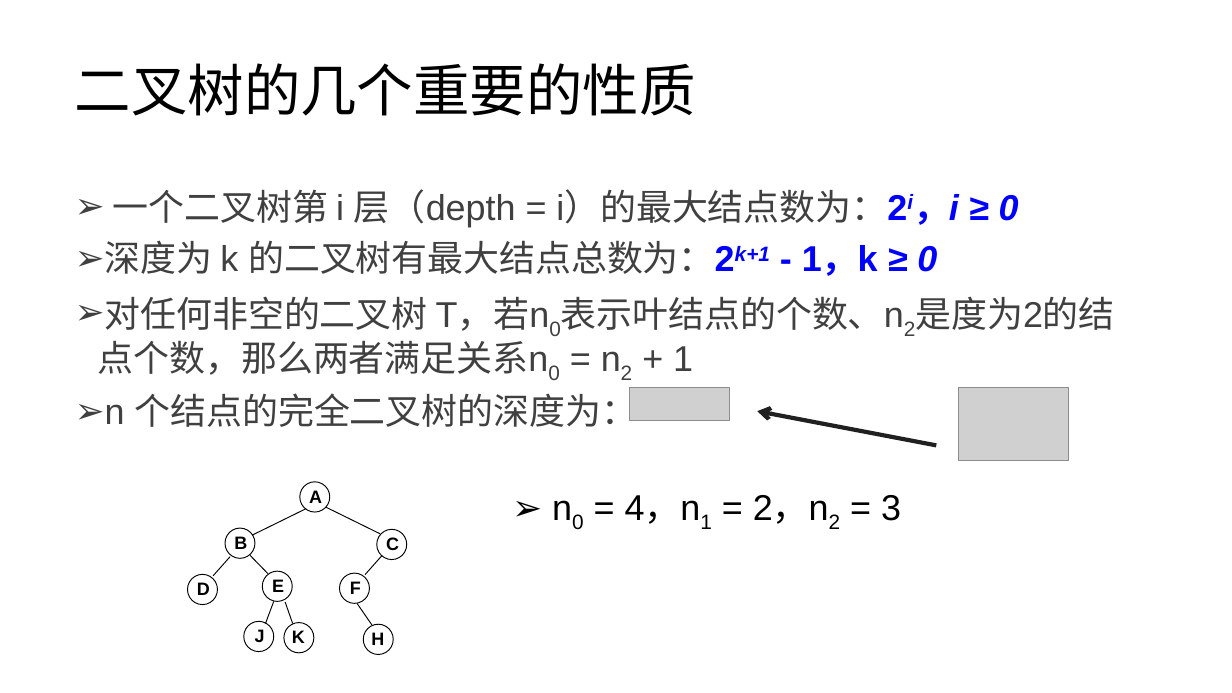
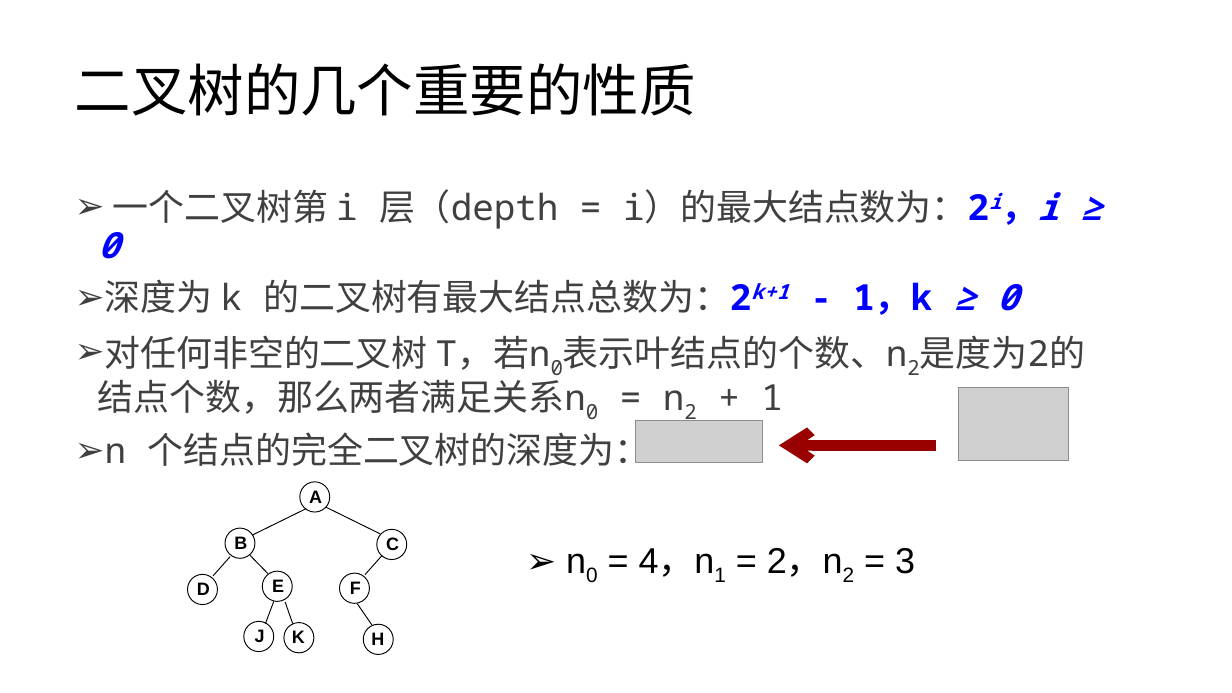
Before and after one commit to lezhang-thu/data-structure, a slide deck: slide 9 of tree/2022秋季-数据结构-第4章-树a.pptx. Drawn at 1232x693 pixels with LibreOffice and Linux fonts; fonts in the diff are those of the drawing; grey boxes stand for pictures. Boxes give left, top, right and bottom in pixels: in the first picture for what was removed or moved away, otherwise in the second. Text is boxed around its words. In the diff, an @@ line names an element or a change of style, - is before the commit and + after.

```diff
--- a/tree/2022秋季-数据结构-第4章-树a.pptx
+++ b/tree/2022秋季-数据结构-第4章-树a.pptx
@@ text "一个二叉树第 i 层（depth = i）的最大结点数为：2i，i ..." at [98, 189, 1059, 466]: font Arial to Noto Sans Mono @@
@@ picture: place and size @@
-picture at [630, 388, 730, 421]
+picture at [635, 421, 762, 462]
@@ arrow moved from (936, 445) - (758, 411) to (936, 445) - (779, 445) @@
@@ arrow (936, 445) - (779, 445): stroke #202020 3.25 pt to #990000 8 pt @@
@@ text "➢ n0 = 4，n1 = ...": place and size @@
-text "➢ n0 = 4，n1 = ..." at [625, 495, 901, 524]
+text "➢ n0 = 4，n1 = ..." at [639, 548, 915, 577]
```
Also in this commit, not shown: 13 other slides changed, 2 other files.
